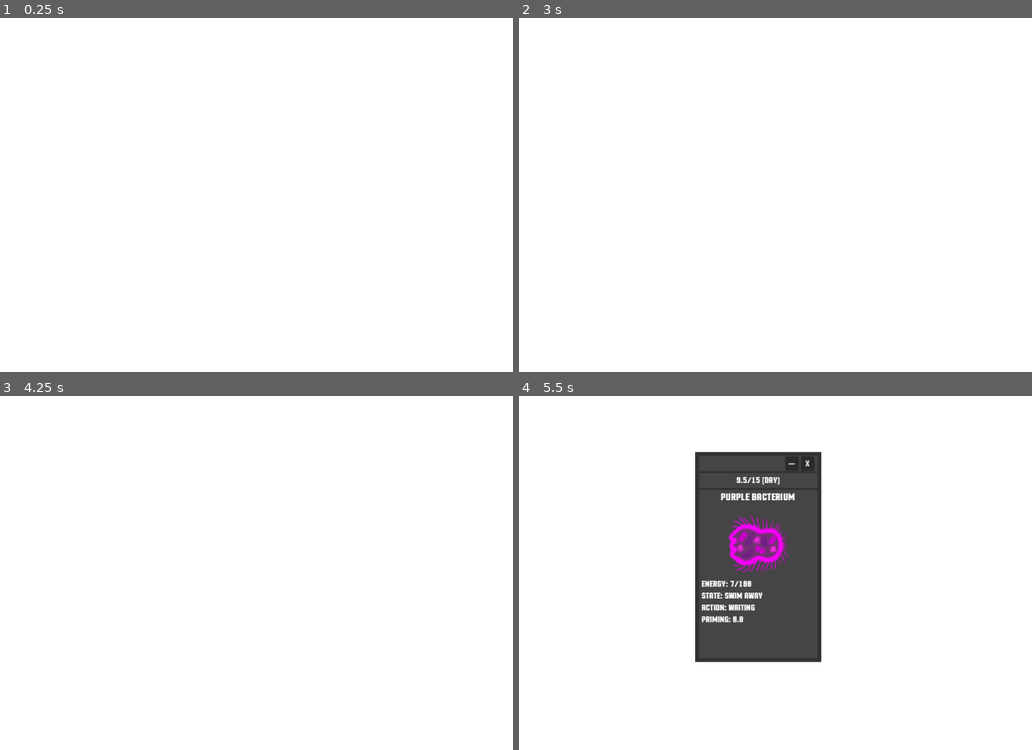
Above: before the commit, frames 1-4 (two rows, left to right).
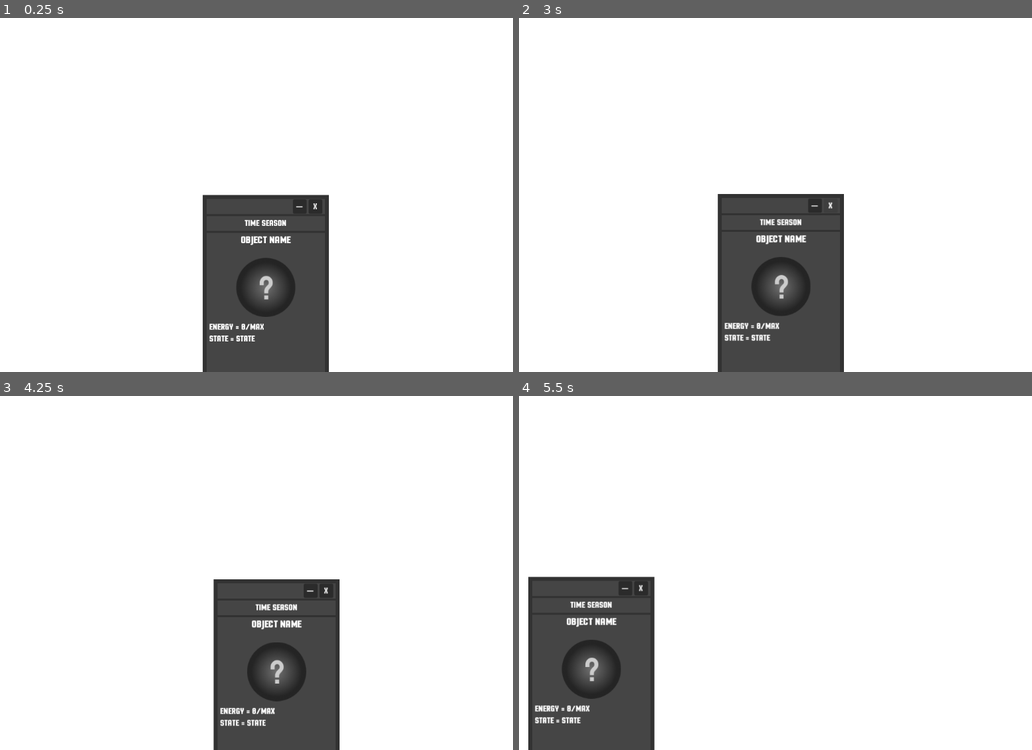
Above: after the commit, the same moments.

Repository: blekki/Bacteriostat
Game: Godot game, scene res://src/bacteriostat/bacteriostat.tscn
Same seed, same stepped clock (60 frames per second), same inputs: the game is played once before the commit and once after it.
Inputs (mouse positions are in pixels of both pictures, inside the frame that each line leads up to):
- Up to frame 1 (0.25 s): no input
- Up to frame 2 (3 s): click (816, 205) at 0.5 s, where only the run after the commit has a clickable "—"; click (816, 205) at 1.25 s, where only the run after the commit has a clickable "—"; click (816, 205) at 2 s, where only the run after the commit has a clickable "—"; click (831, 205) at 2.75 s, where only the run after the commit has a clickable "X"
- Up to frame 3 (4.25 s): tap Enter at 3.5 s; drag from (92, 640) to (128, 495) at 3.52 s
- Up to frame 4 (5.5 s): drag from (657, 484) to (616, 657) at 4.27 s; move the mouse to (924, 526) at 5.02 s; hold D (cam_move_right) from 5.03 s (still down); click (924, 526) at 5.17 s

The runs differ from the first frame. In frame 1, 12% of the frame differs, in the area x 39-65%, y 49-100%; in frame 2, 12%; in frame 3, 12%; in frame 4, 26%, in the area x 1-59%, y 15-100%.
Error after the commit: Parse Error: Identifier "_on_click_on_object_debug" not declared in the current scope. (res://src/debug/debug.gd:19)

Commit message:
Rename [Singlton] into [WorldContext]

Diff:
--- a/project.godot
+++ b/project.godot
@@ -18,7 +18,7 @@
 
 [autoload]
 
-Singlton="*uid://cfdyl5k1xadfq"
+WorldContext="*uid://cfdyl5k1xadfq"
 Debug="*uid://dhr2amd37e63s"
 
 [display]
--- a/src/bacterium/bacterium.gd
+++ b/src/bacterium/bacterium.gd
@@ -219,7 +219,7 @@
 
 	var child_energy: int = roundi(energy / 2.0)
 	spend_energy(child_energy)
-	Singlton.fission.emit(self)
+	WorldContext.fission.emit(self)
 
 func bite_target(prey: Entity):
 	var distance_to_target = (prey.position - self.position).length()
@@ -272,4 +272,4 @@
 	spend_energy(cell_energy)
 
 	# create lure
-	Singlton.energy_shed.emit(self.global_position, impulse, cell_energy)
+	WorldContext.energy_shed.emit(self.global_position, impulse, cell_energy)
--- a/src/bacterium/green_bacterium.gd
+++ b/src/bacterium/green_bacterium.gd
@@ -65,7 +65,7 @@
 	spend_energy(cell_energy)
 
 	# apply parameters and create new energy_cell
-	Singlton.energy_shed.emit(self.global_position, rotated_impulse, cell_energy)
+	WorldContext.energy_shed.emit(self.global_position, rotated_impulse, cell_energy)
 
 func vampirism(prey: Bacterium):
 	if not is_instance_valid(chained_to):
--- a/src/bacterium/purple_bacterium.gd
+++ b/src/bacterium/purple_bacterium.gd
@@ -37,7 +37,7 @@
 func swim_away(enemy_detection_radius: float):
 	# scan environment on predators
 	var identification_rules = func(object: Entity) -> Enums.RelationshipTypes:
-		if Singlton.is_day():
+		if WorldContext.is_day():
 			if object is OrangeBacterium:
 				return Enums.RelationshipTypes.PREDATOR
 		else: # if night is comming
--- a/src/behavior/fission_state.gd
+++ b/src/behavior/fission_state.gd
@@ -11,7 +11,7 @@
 		if (bacterium is GreenBacterium) or (bacterium is OrangeBacterium):
 			bacterium.change_state_to(StateMachine.hunting_state)
 		elif bacterium is PurpleBacterium:
-			if Singlton.is_day():
+			if WorldContext.is_day():
 				bacterium.set_parameters_for_day()
 				bacterium.change_state_to(StateMachine.cell_finding_state)
 			else:
--- a/src/behavior/green_special/photosynthesing_state.gd
+++ b/src/behavior/green_special/photosynthesing_state.gd
@@ -10,6 +10,6 @@
 		bacterium.shedding()
 
 static func try_update_behavior(bacterium: GreenBacterium):
-	if Singlton.is_night():
+	if WorldContext.is_night():
 		bacterium.set_parameters_for_night()
 		bacterium.change_state_to(StateMachine.hunting_state)
--- a/src/behavior/hunting_state.gd
+++ b/src/behavior/hunting_state.gd
@@ -16,7 +16,7 @@
 		_orange_bacterium_conditions(bacterium)
 
 static func _green_bacterium_conditions(bacterium: GreenBacterium):
-	if Singlton.is_day():
+	if WorldContext.is_day():
 		bacterium.set_parameters_for_day()
 		bacterium.change_state_to(StateMachine.photosynthesizing_state)
 
@@ -32,7 +32,7 @@
 	if bacterium.is_ready_to_fission() == true:
 		bacterium.change_state_to(StateMachine.fission_state)
 
-	if Singlton.is_day():
+	if WorldContext.is_day():
 		bacterium.set_parameters_for_day()
 		bacterium.change_state_to(StateMachine.cell_finding_state)
 
@@ -45,6 +45,6 @@
 	if bacterium.is_ready_to_fission() == true:
 		bacterium.change_state_to(StateMachine.fission_state)
 
-	if Singlton.is_night():
+	if WorldContext.is_night():
 		bacterium.set_parameters_for_night()
 		bacterium.change_state_to(StateMachine.hiding_state)
--- a/src/behavior/orange_special/hiding_state.gd
+++ b/src/behavior/orange_special/hiding_state.gd
@@ -7,7 +7,7 @@
 	bacterium.hiding()
 
 static func try_update_behavior(bacterium: OrangeBacterium):
-	if Singlton.is_day():
+	if WorldContext.is_day():
 		bacterium.set_parameters_for_day()
 		bacterium.stealth_mode_off()
 		bacterium.change_state_to(StateMachine.hunting_state)
--- a/src/behavior/purple_special/cell_finding.gd
+++ b/src/behavior/purple_special/cell_finding.gd
@@ -11,7 +11,7 @@
 	if bacterium.is_ready_to_fission() == true:
 		bacterium.change_state_to(StateMachine.fission_state)
 
-	if Singlton.is_night():
+	if WorldContext.is_night():
 		bacterium.set_parameters_for_night()
 		bacterium.change_state_to(StateMachine.hunting_state)
 
--- a/src/behavior/swim_away.gd
+++ b/src/behavior/swim_away.gd
@@ -11,7 +11,7 @@
 	if is_predator_nearby == false:
 		# purple bacterium
 		if bacterium is PurpleBacterium:
-			if Singlton.is_day():
+			if WorldContext.is_day():
 				bacterium.set_parameters_for_day()
 				bacterium.change_state_to(StateMachine.cell_finding_state)
 			else:
--- a/src/debug/debug.gd
+++ b/src/debug/debug.gd
@@ -16,8 +16,8 @@
 
 # <> methods <>
 func _ready() -> void:
-	Singlton.click_on_object.connect(_on_click_on_object)
-	Singlton.remove_object.connect(_on_remove_object)
+	WorldContext.click_on_object_debug.connect(_on_click_on_object_debug)
+	WorldContext.remove_object.connect(_on_remove_object)
 
 	z_index = -1
 
--- a/src/entity/entity.gd
+++ b/src/entity/entity.gd
@@ -69,7 +69,7 @@
 	var lumi: Sprite2D = $Lumi
 	var alpha: float = lumi.self_modulate.a
 	const WEIGHT: float = 0.1
-	if Singlton.is_day():
+	if WorldContext.is_day():
 		alpha = lerp(alpha, 0.0, WEIGHT) # off lumi
 	else:
 		alpha = lerp(alpha, 1.0, WEIGHT) # on lumi
@@ -112,10 +112,10 @@
 
 func death():
 	Debug.remove_layer(debug_layer)
-	Singlton.remove_object.emit(self)
+	WorldContext.remove_object.emit(self)
 
 # <> reaction on signals section <>
 func _on_clickable_area_input_event(_viewport: Node, event: InputEvent, _shape_idx: int):
 	if event is InputEventMouseButton:
 		if event.pressed and event.button_index == MOUSE_BUTTON_LEFT:
-			Singlton.click_on_object.emit(self)
+			WorldContext.click_on_object.emit(self)
--- a/src/hud/hud.gd
+++ b/src/hud/hud.gd
@@ -15,8 +15,8 @@
 
 # <> methods <>
 func _ready():
-	Singlton.click_on_object.connect(_on_click_on_object)
-	Singlton.remove_object.connect(_on_remove_object)
+	WorldContext.click_on_object_debug.connect(_on_click_on_object_debug)
+	WorldContext.remove_object.connect(_on_remove_object)
 
 	_time_season_label = $InfoPanel/PanelContainer/VBoxContainer/TimeSeasonPanel/SeasonInfo
 	var _object_vbox: VBoxContainer = $InfoPanel/PanelContainer/VBoxContainer/ObjectPanel/VBox
@@ -51,7 +51,7 @@
 	_info_label.text  = "energy: 0 (DEAD)\n"
 
 func _update_season_info():
-	_time_season_label.text = Singlton.get_season_info()
+	_time_season_label.text = WorldContext.get_season_info()
 
 func _update_object_info():
 	if _tracked_object == null:
--- a/src/hud/info_panel.gd
+++ b/src/hud/info_panel.gd
@@ -38,4 +38,4 @@
 	if event is InputEventMouseButton:
 		if event.pressed and event.button_index == MOUSE_BUTTON_LEFT:
 			_is_auto_replace_on = false
-			Singlton.click_on_object.emit(self)
+			WorldContext.click_on_object.emit(self)
--- a/src/world/world.gd
+++ b/src/world/world.gd
@@ -22,10 +22,10 @@
 var _selected_object: CharacterBody2D = null
 
 func _ready():
-	Singlton.click_on_object.connect(_on_click_on_object)
-	Singlton.energy_shed.connect(_on_energy_shed)
-	Singlton.fission.connect(_on_fission)
-	Singlton.remove_object.connect(_on_remove_object)
+	WorldContext.click_on_object.connect(_on_click_on_object)
+	WorldContext.energy_shed.connect(_on_energy_shed)
+	WorldContext.fission.connect(_on_fission)
+	WorldContext.remove_object.connect(_on_remove_object)
 
 	_setup_navigation_field()
 	_setup_collision_walls()
@@ -38,12 +38,12 @@
 
 func _process(_delta: float):
 	rescale_shaders_rect()
-	if Singlton.is_day():
-		Singlton.season_continues = _day_timer.time_left
-		Singlton.season_duration = _day_timer.wait_time
+	if WorldContext.is_day():
+		WorldContext.season_continues = _day_timer.time_left
+		WorldContext.season_duration = _day_timer.wait_time
 	else:
-		Singlton.season_continues = _night_timer.time_left
-		Singlton.season_duration = _night_timer.wait_time
+		WorldContext.season_continues = _night_timer.time_left
+		WorldContext.season_duration = _night_timer.wait_time
 
 func rescale_shaders_rect():
 	var cam = get_viewport().get_camera_2d()
@@ -234,13 +234,13 @@
 # time season configuration
 func _start_day():
 	_night_timer.stop()
-	Singlton.time_season = Enums.TimeSeasons.DAY
+	WorldContext.time_season = Enums.TimeSeasons.DAY
 	update_season_filter(day_shader_color)
 	_day_timer.start()
 
 func _start_night():
 	_day_timer.stop()
-	Singlton.time_season = Enums.TimeSeasons.NIGHT
+	WorldContext.time_season = Enums.TimeSeasons.NIGHT
 	update_season_filter(night_shader_color)
 	_night_timer.start()
 
--- a/src/singlton.gd
+++ b/src/world_context.gd
@@ -5,6 +5,7 @@
 var season_continues: float = 0.0
 var season_duration: float = 0.0
 
+signal click_on_object_debug(entity: CharacterBody2D)
 signal click_on_object(entity: CharacterBody2D)
 signal energy_shed(position: Vector2, impulse: Vector2, energy: int)
 signal fission(parent: Bacterium)
Renamed: src/singlton.gd.uid -> src/world_context.gd.uid
